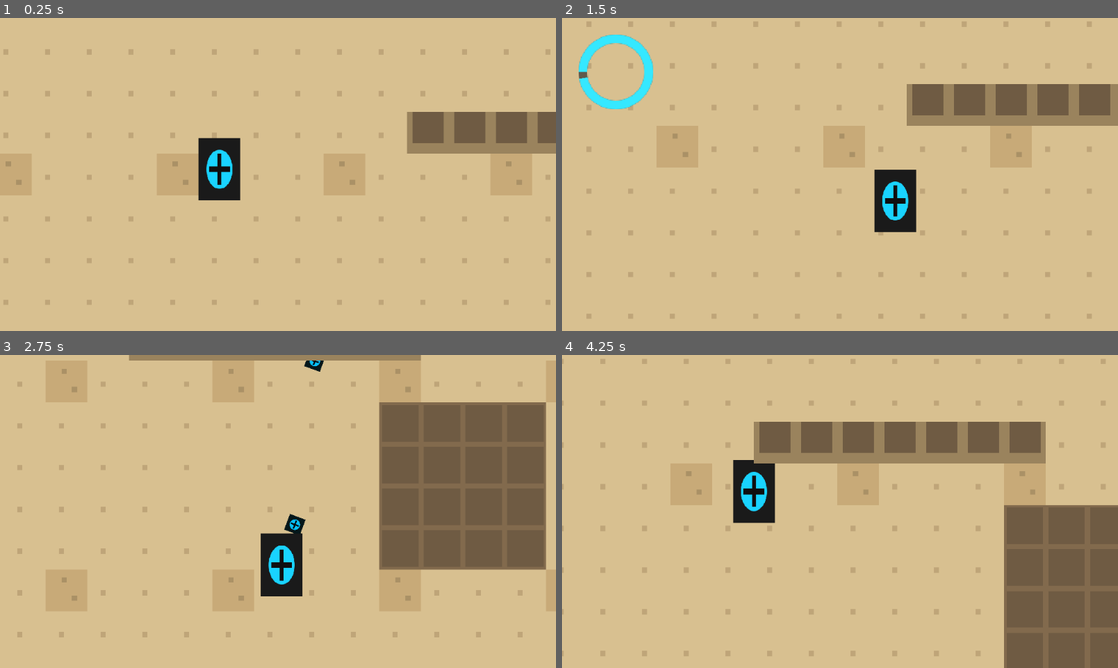
Above: before the commit, frames 1-4 (two rows, left to right).
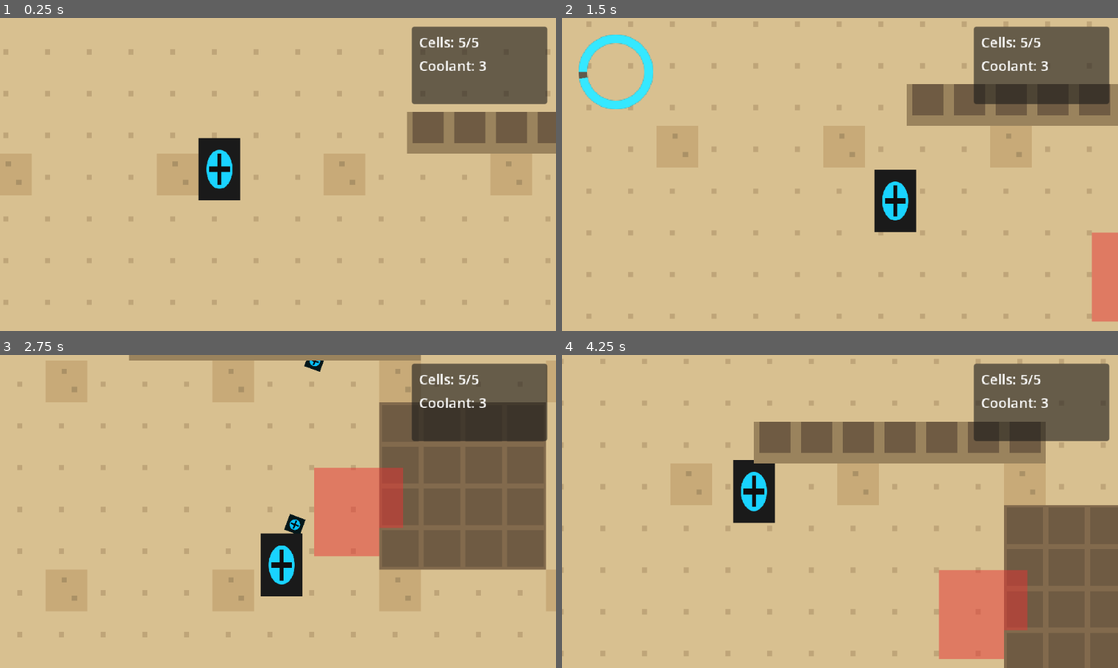
Above: after the commit, the same moments.

Repository: Barachiell/unit-7-oasis
Game: Godot game, scene res://scenes/debug/test_room.tscn
Two runs of this game, one before a commit and one after it. Both use one fixed random seed, a clock stepped at 60 frames per second and the inputs below. This scene is started directly instead of the project's main scene.
Inputs (mouse positions are in pixels of both pictures, inside the frame that each line leads up to):
- Up to frame 1 (0.25 s): no input
- Up to frame 2 (1.5 s): move the mouse to (962, 158) at 0.52 s; hold D (move_right) 0.53-1.28 s; tap R (use_coolant) at 0.6 s; move the mouse to (728, 190) at 1.27 s; hold S (move_down) from 1.28 s (still down); tap Shift (run) at 1.35 s
- Up to frame 3 (2.75 s): tap R (use_coolant) at 1.55, 2.3 s; move the mouse to (333, 442) at 2.02 s; release S (move_down) at 2.03 s; press the mouse at (333, 442) at 2.03 s; hold D (move_right) from 2.03 s (still down)
- Up to frame 4 (4.25 s): move the mouse to (812, 574) at 2.77 s; release D (move_right) at 2.78 s; release the mouse at (812, 574) at 2.78 s; hold W (move_up) 2.78-3.53 s; tap R (use_coolant) at 2.85, 3.6 s; move the mouse to (1006, 558) at 3.52 s; hold A (move_left) from 3.53 s (still down)

The runs differ from the first frame. In frame 1, 6.1% of the frame differs, in the area x 74-99%, y 2-28%; in frame 2, 7.5%; in frame 3, 10%; in frame 4, 10%, in the area x 67-99%, y 2-98%.

Commit message:
Block 6: add cells, invincibility, coolant, and damage hazard
Co-authored-by: Copilot <223556219+Copilot@users.noreply.github.com>

Diff:
--- a/scenes/debug/test_room.tscn
+++ b/scenes/debug/test_room.tscn
@@ -1,8 +1,11 @@
-[gd_scene load_steps=4 format=3 uid="uid://drfvvq47h2qon"]
+[gd_scene load_steps=5 format=3 uid="uid://drfvvq47h2qon"]
 
 [ext_resource type="Script" path="res://scripts/debug/test_room_setup.gd" id="1_hdn7g"]
 [ext_resource type="PackedScene" path="res://scenes/player/player.tscn" id="2_vo6ru"]
 [ext_resource type="PackedScene" path="res://ui/stamina_ring.tscn" id="3_sy0f0"]
+
+[sub_resource type="RectangleShape2D" id="RectangleShape2D_hazard"]
+size = Vector2(34, 34)
 
 [node name="TestRoom" type="Node2D"]
 script = ExtResource("1_hdn7g")
@@ -18,6 +21,17 @@
 
 [node name="Overhead" type="TileMapLayer" parent="."]
 
+[node name="TestHazard" type="Area2D" parent="."]
+position = Vector2(280, 170)
+collision_layer = 4
+
+[node name="CollisionShape2D" type="CollisionShape2D" parent="TestHazard"]
+shape = SubResource("RectangleShape2D_hazard")
+
+[node name="Polygon2D" type="Polygon2D" parent="TestHazard"]
+color = Color(0.901961, 0.2, 0.2, 0.5)
+polygon = PackedVector2Array(-17, -17, 17, -17, 17, 17, -17, 17)
+
 [node name="Hud" type="CanvasLayer" parent="."]
 
 [node name="StaminaRing" parent="Hud" instance=ExtResource("3_sy0f0")]
@@ -25,3 +39,32 @@
 offset_top = 14.0
 offset_right = 88.0
 offset_bottom = 88.0
+
+[node name="DebugPanel" type="PanelContainer" parent="Hud"]
+offset_left = 474.0
+offset_top = 10.0
+offset_right = 630.0
+offset_bottom = 86.0
+texture_filter = 1
+
+[node name="MarginContainer" type="MarginContainer" parent="Hud/DebugPanel"]
+layout_mode = 2
+theme_override_constants/margin_left = 8
+theme_override_constants/margin_top = 6
+theme_override_constants/margin_right = 8
+theme_override_constants/margin_bottom = 6
+
+[node name="Rows" type="VBoxContainer" parent="Hud/DebugPanel/MarginContainer"]
+layout_mode = 2
+
+[node name="CellsLabel" type="Label" parent="Hud/DebugPanel/MarginContainer/Rows"]
+layout_mode = 2
+text = "Cells: 5/5"
+
+[node name="CoolantLabel" type="Label" parent="Hud/DebugPanel/MarginContainer/Rows"]
+layout_mode = 2
+text = "Coolant: 3"
+
+[node name="DeathLabel" type="Label" parent="Hud/DebugPanel/MarginContainer/Rows"]
+layout_mode = 2
+text = ""
--- a/scenes/player/player.tscn
+++ b/scenes/player/player.tscn
@@ -6,6 +6,10 @@
 [sub_resource type="CapsuleShape2D" id="CapsuleShape2D_rcm4m"]
 radius = 4.0
 height = 8.0
+
+[sub_resource type="CapsuleShape2D" id="CapsuleShape2D_hurtbox"]
+radius = 5.0
+height = 12.0
 
 [node name="Player" type="CharacterBody2D"]
 collision_layer = 1
@@ -29,3 +33,17 @@
 position_smoothing_enabled = true
 position_smoothing_speed = 8.0
 zoom = Vector2(3, 3)
+
+[node name="Hurtbox" type="Area2D" parent="."]
+collision_mask = 8
+
+[node name="CollisionShape2D" type="CollisionShape2D" parent="Hurtbox"]
+position = Vector2(0, 5)
+shape = SubResource("CapsuleShape2D_hurtbox")
+
+[node name="ContactDamageArea" type="Area2D" parent="."]
+collision_mask = 4
+
+[node name="CollisionShape2D" type="CollisionShape2D" parent="ContactDamageArea"]
+position = Vector2(0, 6)
+shape = SubResource("CapsuleShape2D_hurtbox")
--- a/scripts/debug/test_room_setup.gd
+++ b/scripts/debug/test_room_setup.gd
@@ -14,6 +14,9 @@
 @onready var overhead_layer: TileMapLayer = $Overhead
 @onready var player: PlayerController = $Player
 @onready var stamina_ring: StaminaRing = $Hud/StaminaRing
+@onready var cells_label: Label = $Hud/DebugPanel/MarginContainer/Rows/CellsLabel
+@onready var coolant_label: Label = $Hud/DebugPanel/MarginContainer/Rows/CoolantLabel
+@onready var death_label: Label = $Hud/DebugPanel/MarginContainer/Rows/DeathLabel
 
 func _ready() -> void:
 	y_sort_enabled = true
@@ -33,6 +36,7 @@
 	_paint_overhead()
 	_apply_camera_limits()
 	_connect_stamina_ui()
+	_connect_player_debug_ui()
 
 func _build_tileset() -> TileSet:
 	var tile_set := TileSet.new()
@@ -99,3 +103,21 @@
 
 func _on_stamina_changed(current: float, maximum: float) -> void:
 	stamina_ring.set_stamina(current, maximum)
+
+func _connect_player_debug_ui() -> void:
+	player.cells_changed.connect(_on_cells_changed)
+	player.coolant_changed.connect(_on_coolant_changed)
+	player.player_died.connect(_on_player_died)
+	_on_cells_changed(player.current_cells, player.max_cells)
+	_on_coolant_changed(player.coolant_count)
+
+func _on_cells_changed(current: int, maximum: int) -> void:
+	cells_label.text = "Cells: %d/%d" % [current, maximum]
+	if current > 0:
+		death_label.text = ""
+
+func _on_coolant_changed(current: int) -> void:
+	coolant_label.text = "Coolant: %d" % current
+
+func _on_player_died() -> void:
+	death_label.text = "SYSTEM FAILURE"
--- a/scripts/player.gd
+++ b/scripts/player.gd
@@ -3,6 +3,9 @@
 
 signal stamina_changed(current: float, maximum: float)
 signal ammo_changed(current: int, maximum: int)
+signal cells_changed(current: int, maximum: int)
+signal coolant_changed(current: int)
+signal player_died
 
 @export var walk_speed: float = 90.0
 @export var muzzle_radius: float = 12.0
@@ -17,9 +20,18 @@
 @export var max_ammo: int = 20
 @export var fire_rate: float = 0.15
 @export var bullet_scene: PackedScene = preload("res://scenes/bullet.tscn")
+@export var max_cells: int = 5
+@export var invincibility_duration: float = 0.8
+@export var contact_damage_amount: int = 2
+@export var contact_damage_interval: float = 1.0
+@export var starting_coolant_count: int = 3
+@export var coolant_heal_amount: int = 2
 
 @onready var muzzle: Marker2D = $Muzzle
 @onready var camera: Camera2D = $Camera2D
+@onready var sprite: Sprite2D = $Sprite2D
+@onready var hurtbox: Area2D = $Hurtbox
+@onready var contact_damage_area: Area2D = $ContactDamageArea
 
 var aim_direction: Vector2 = Vector2.RIGHT
 var current_stamina: float = max_stamina
@@ -27,6 +39,13 @@
 var regen_delay_remaining: float = 0.0
 var current_ammo: int = max_ammo
 var fire_cooldown_remaining: float = 0.0
+var current_cells: int = max_cells
+var coolant_count: int = starting_coolant_count
+var invincibility_remaining: float = 0.0
+var flash_timer: float = 0.0
+var flash_visible_state: bool = true
+var contact_damage_tick_remaining: float = 0.0
+var contact_damage_sources: Dictionary = {}
 
 func _physics_process(delta: float) -> void:
 	var input_direction := Input.get_vector("move_left", "move_right", "move_up", "move_down")
@@ -43,10 +62,22 @@
 	_update_aim_direction()
 	_update_camera_look_ahead(delta)
 	_update_shooting(delta)
+	_update_invincibility(delta)
+	_update_contact_damage(delta)
+	_try_use_coolant()
 
 func _ready() -> void:
 	current_stamina = max_stamina
 	current_ammo = max_ammo
+	current_cells = max_cells
+	coolant_count = starting_coolant_count
+	hurtbox.area_entered.connect(_on_hurtbox_area_entered)
+	contact_damage_area.body_entered.connect(_on_contact_body_entered)
+	contact_damage_area.body_exited.connect(_on_contact_body_exited)
+	contact_damage_area.area_entered.connect(_on_contact_area_entered)
+	contact_damage_area.area_exited.connect(_on_contact_area_exited)
+	cells_changed.emit(current_cells, max_cells)
+	coolant_changed.emit(coolant_count)
 	stamina_changed.emit(current_stamina, max_stamina)
 	ammo_changed.emit(current_ammo, max_ammo)
 
@@ -128,3 +159,98 @@
 func _try_play_dry_click() -> void:
 	# Audio bus wiring is added in Block 14.
 	print("dry_click")
+
+func take_damage(amount: int) -> void:
+	if amount <= 0 or invincibility_remaining > 0.0 or current_cells <= 0:
+		return
+
+	current_cells = maxi(current_cells - amount, 0)
+	cells_changed.emit(current_cells, max_cells)
+	_start_invincibility()
+
+	if current_cells == 0:
+		player_died.emit()
+
+func _try_use_coolant() -> void:
+	if not Input.is_action_just_pressed("use_coolant"):
+		return
+	if coolant_count <= 0 or current_cells >= max_cells:
+		return
+
+	coolant_count -= 1
+	coolant_changed.emit(coolant_count)
+	current_cells = mini(current_cells + coolant_heal_amount, max_cells)
+	cells_changed.emit(current_cells, max_cells)
+
+func _start_invincibility() -> void:
+	invincibility_remaining = invincibility_duration
+	flash_timer = 0.0
+	flash_visible_state = false
+	sprite.modulate = Color(1.0, 1.0, 1.0, 0.35)
+
+func _update_invincibility(delta: float) -> void:
+	if invincibility_remaining <= 0.0:
+		if not flash_visible_state:
+			flash_visible_state = true
+			sprite.modulate = Color(1.0, 1.0, 1.0, 1.0)
+		return
+
+	invincibility_remaining = maxf(invincibility_remaining - delta, 0.0)
+	flash_timer += delta
+	if flash_timer >= 0.08:
+		flash_timer = 0.0
+		flash_visible_state = not flash_visible_state
+		sprite.modulate = Color(1.0, 1.0, 1.0, 1.0 if flash_visible_state else 0.35)
+
+	if invincibility_remaining <= 0.0:
+		flash_visible_state = true
+		sprite.modulate = Color(1.0, 1.0, 1.0, 1.0)
+
+func _update_contact_damage(delta: float) -> void:
+	if contact_damage_sources.is_empty():
+		contact_damage_tick_remaining = 0.0
+		return
+
+	contact_damage_tick_remaining = maxf(contact_damage_tick_remaining - delta, 0.0)
+	if contact_damage_tick_remaining > 0.0:
+		return
+
+	take_damage(contact_damage_amount)
+	contact_damage_tick_remaining = contact_damage_interval
+
+func _on_hurtbox_area_entered(area: Area2D) -> void:
+	if not _is_enemy_bullet(area):
+		return
+
+	var bullet_damage: int = 1
+	var damage_value: Variant = area.get("damage")
+	if typeof(damage_value) in [TYPE_INT, TYPE_FLOAT]:
+		bullet_damage = maxi(int(damage_value), 1)
+
+	take_damage(bullet_damage)
+	area.queue_free()
+
+func _on_contact_body_entered(body: Node2D) -> void:
+	if _is_enemy_contact_source(body):
+		contact_damage_sources[body.get_instance_id()] = body
+		contact_damage_tick_remaining = 0.0
+
+func _on_contact_body_exited(body: Node2D) -> void:
+	contact_damage_sources.erase(body.get_instance_id())
+
+func _on_contact_area_entered(area: Area2D) -> void:
+	if _is_enemy_contact_source(area):
+		contact_damage_sources[area.get_instance_id()] = area
+		contact_damage_tick_remaining = 0.0
+
+func _on_contact_area_exited(area: Area2D) -> void:
+	contact_damage_sources.erase(area.get_instance_id())
+
+func _is_enemy_bullet(area: Area2D) -> bool:
+	return (area.collision_layer & (1 << 3)) != 0
+
+func _is_enemy_contact_source(node: Node) -> bool:
+	if not node is CollisionObject2D:
+		return false
+	var collision_object := node as CollisionObject2D
+	return (collision_object.collision_layer & (1 << 2)) != 0
Not shown: 1 places in scenes/player/player.tscn that only renumber resources
